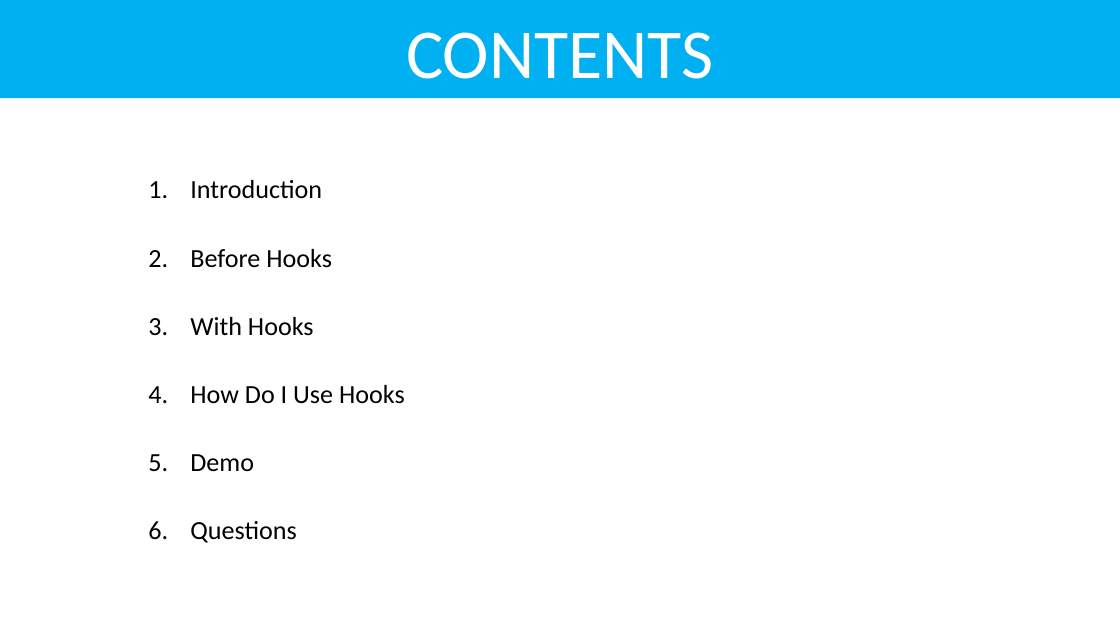
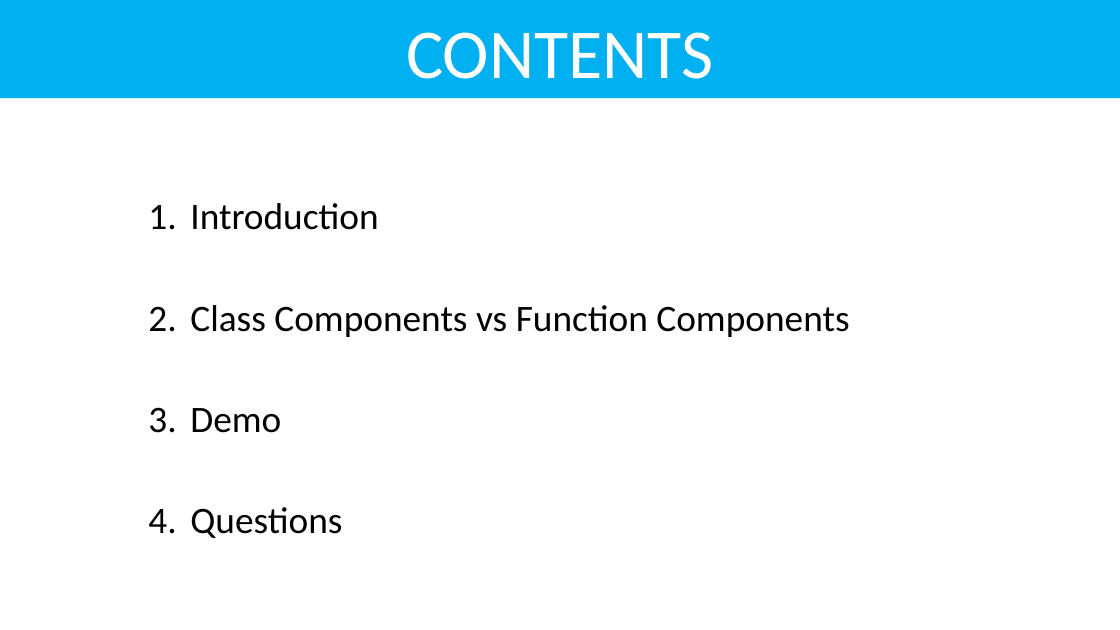
Before and after one commit to NhanHoang8195/react-hook-demo, a slide deck: slide 2 of ReactHooks.pptx. Drawn at 1120x630 pixels with LibreOffice and Linux fonts; fonts in the diff are those of the drawing. Boxes give left, top, right and bottom in pixels: in the first picture for what was removed or moved away, otherwise in the second. Text is boxed around its words. In the diff, an @@ line names an element or a change of style, - is before the commit and + after.

```diff
--- a/ReactHooks.pptx
+++ b/ReactHooks.pptx
@@ subtitle at [190, 203, 378, 538]: size 22.4 to 32 pt in "Introduction", "Demo", "Questions"; line spacing 1.8 to 2 @@
@@ subtitle at [190, 305, 849, 337]: text changed; size 22.4 to 32 pt @@
-2. Before Hooks
-3. With Hooks
-4. How Do I Use Hooks
+2. Class Components vs Function Components
```
Also in this commit, not shown: 1 other slide changed, 1 slide added, 7 other files.
